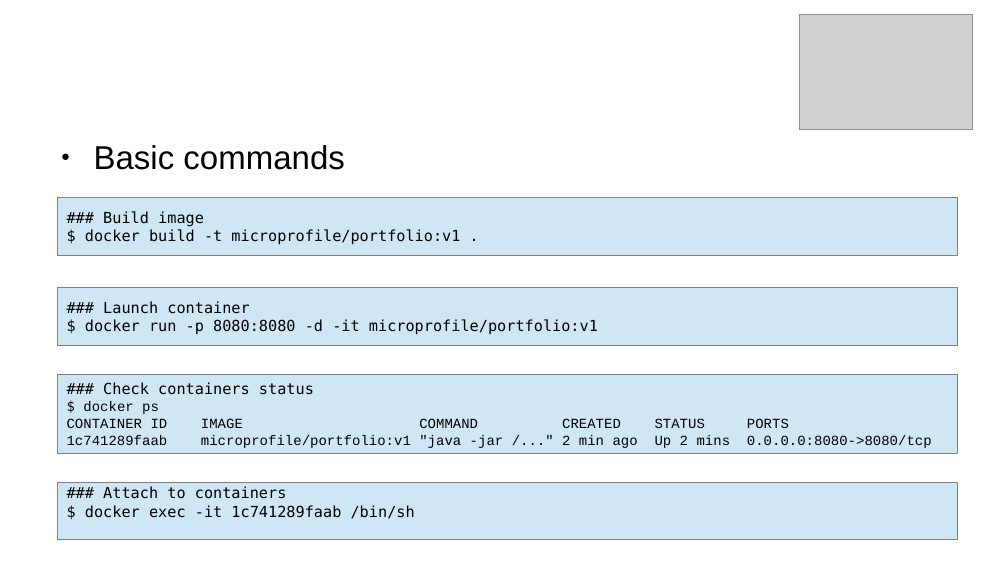
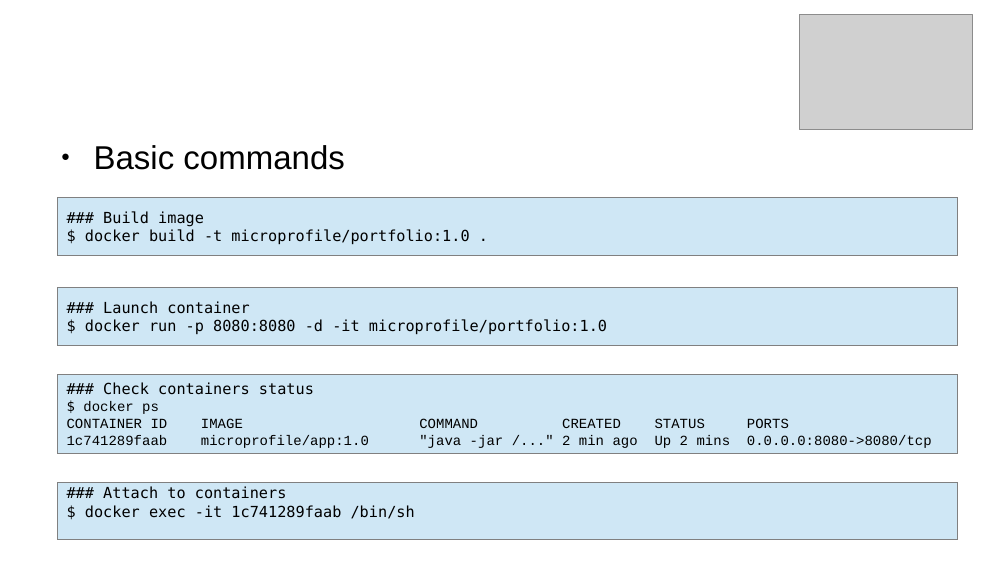
Before and after one commit to BaptisteMeynier/Kubernetes-Presentation, a slide deck: slide 11 of doc/presentationKube.odp. Drawn at 1008x567 pixels with LibreOffice and Linux fonts; fonts in the diff are those of the drawing; grey boxes stand for pictures; background and template pictures are left out. Boxes give left, top, right and bottom in pixels: in the first picture for what was removed or moved away, otherwise in the second. Text is boxed around its words. In the diff, an @@ line names an element or a change of style, - is before the commit and + after.

Commit message:
Change docker files

```diff
--- a/doc/presentationKube.odp
+++ b/doc/presentationKube.odp
@@ text in rectangle at bbox=[85, 211, 469, 245]: text changed @@
-### Build image
-$ docker build -t microprofile/portfolio:v1 .
+### Build image
+$ docker build -t microprofile/portfolio:1.0 .
@@ text in rectangle at bbox=[85, 301, 607, 335]: text changed @@
-### Launch container
-$ docker run -p 8080:8080 -d -it microprofile/portfolio:v1
+### Launch container
+$ docker run -p 8080:8080 -d -it microprofile/portfolio:1.0
@@ text in rectangle at bbox=[201, 435, 932, 448]: text changed @@
-1c741289faab microprofile/portfolio:v1 "java -jar /..." 2 min ago Up 2 mins 0.0.0.0:8080->8080/tcp
+1c741289faab microprofile/app:1.0 "java -jar /..." 2 min ago Up 2 mins 0.0.0.0:8080->8080/tcp
```
Also in this commit, not shown: 5 other slides changed, 20 other files.
